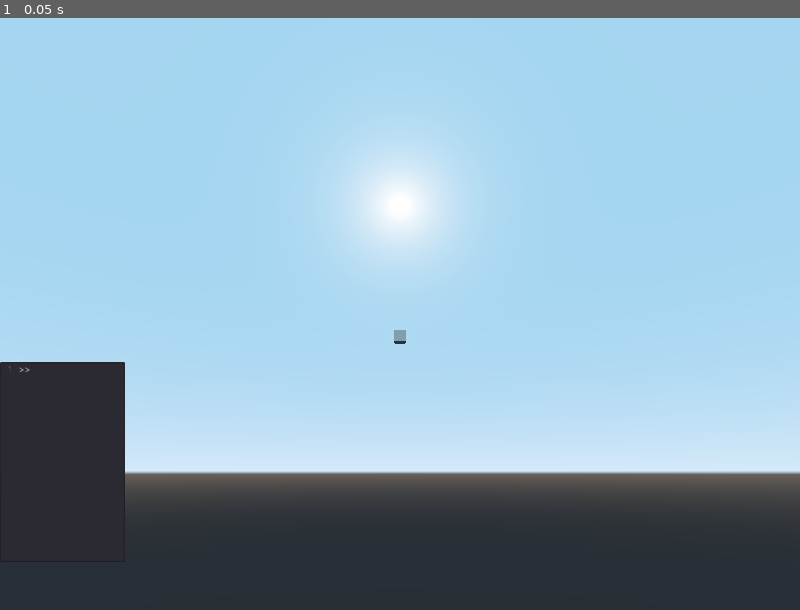
Above: before the commit, frame 1.
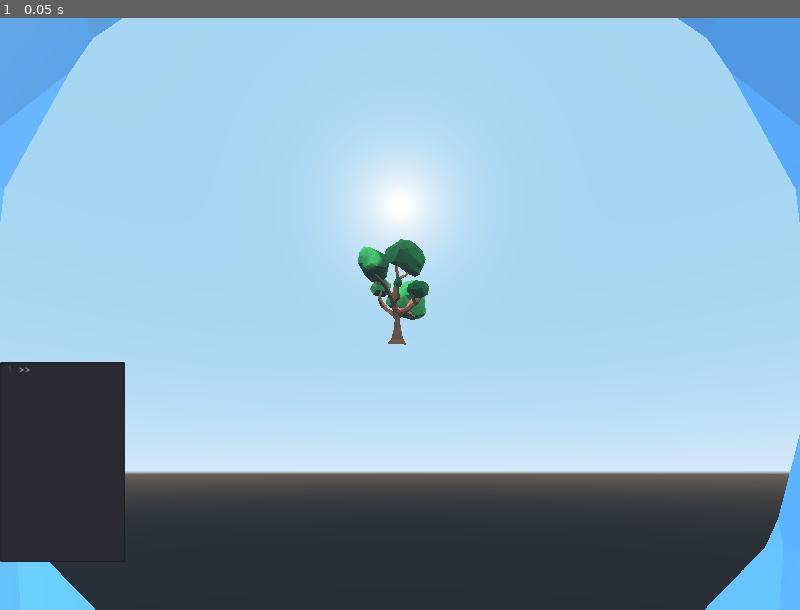
Above: after the commit, the same moment.

Repository: RudyFisher7/Terminal
Game: Godot game, scene res://Main.tscn
Same seed, same stepped clock (60 frames per second), same inputs: the game is played once before the commit and once after it.
Inputs:
- Up to frame 1 (0.05 s): no input

The runs differ from the first frame. In frame 1, 6.7% of the frame differs, in the area x 0-100%, y 0-100%.

Commit message:
Imported meshes as environment instead of using procedural. Worked on lighting and material.

Diff:
--- a/Main.tscn
+++ b/Main.tscn
@@ -1,22 +1,51 @@
-[gd_scene load_steps=5 format=2]
+[gd_scene load_steps=7 format=2]
 
 [ext_resource path="res://Terminal.tscn" type="PackedScene" id=1]
-[ext_resource path="res://default_env.tres" type="Environment" id=2]
-[ext_resource path="res://Sky.gd" type="Script" id=3]
-
-[sub_resource type="CubeMesh" id=1]
+[ext_resource path="res://assets/sun.obj" type="ArrayMesh" id=4]
+[ext_resource path="res://assets/field.obj" type="ArrayMesh" id=5]
+[ext_resource path="res://assets/tree-big.obj" type="ArrayMesh" id=6]
+[ext_resource path="res://assets/sky.obj" type="ArrayMesh" id=7]
+[ext_resource path="res://assets/materials/material.tres" type="Material" id=8]
 
 [node name="Main" type="Spatial"]
 
-[node name="WorldEnvironment" type="WorldEnvironment" parent="."]
-environment = ExtResource( 2 )
-script = ExtResource( 3 )
-
 [node name="Terminal" parent="." instance=ExtResource( 1 )]
-
-[node name="MeshInstance" type="MeshInstance" parent="."]
-mesh = SubResource( 1 )
-material/0 = null
 
 [node name="Camera" type="Camera" parent="."]
 transform = Transform( 1, 0, 0, 0, 0.936415, -0.350894, 0, 0.350894, 0.936415, 0, -23.0234, 73.5603 )
+
+[node name="field" type="MeshInstance" parent="."]
+transform = Transform( 1, 0, 0, 0, 1, 0, 0, 0, 1, 0, 0, -6.791 )
+mesh = ExtResource( 5 )
+material/0 = ExtResource( 8 )
+
+[node name="sky" type="MeshInstance" parent="."]
+layers = 524288
+mesh = ExtResource( 7 )
+material/0 = ExtResource( 8 )
+
+[node name="tree-big" type="MeshInstance" parent="."]
+transform = Transform( 1, 0, 0, 0, 1, 0, 0, 0, 1, 0, 0, -5.455 )
+mesh = ExtResource( 6 )
+material/0 = ExtResource( 8 )
+
+[node name="Sun" type="Position3D" parent="."]
+
+[node name="Position3D" type="Position3D" parent="Sun"]
+transform = Transform( 1, 0, 0, 0, 1, 0, 0, 0, 1, 0, 89.9289, 0 )
+
+[node name="sun" type="MeshInstance" parent="Sun/Position3D"]
+layers = 524288
+mesh = ExtResource( 4 )
+skeleton = NodePath("../../..")
+material/0 = ExtResource( 8 )
+
+[node name="DirectionalLight" type="DirectionalLight" parent="Sun/Position3D"]
+transform = Transform( 1, 0, 0, 0, 1.19249e-08, 1, 0, -1, 1.19249e-08, 0, 0, 0 )
+light_specular = 2.0
+light_cull_mask = 4294443007
+shadow_enabled = true
+
+[node name="EnvironmentLight" type="DirectionalLight" parent="."]
+layers = 524288
+light_cull_mask = 4294443008
--- /dev/null
+++ b/assets/materials/material.tres
@@ -0,0 +1,13 @@
+[gd_resource type="SpatialMaterial" load_steps=2 format=2]
+
+[ext_resource path="res://assets/materials/3 Pallets.png" type="Texture" id=1]
+
+[resource]
+flags_transparent = true
+params_diffuse_mode = 2
+params_specular_mode = 1
+params_depth_draw_mode = 3
+params_use_alpha_scissor = true
+params_alpha_scissor_threshold = 0.98
+albedo_texture = ExtResource( 1 )
+metallic_specular = 1.0
Not shown, added: assets/field.obj
Not shown, added: assets/field.obj.import
Binary file added: assets/materials/3 Pallets.png
Not shown, added: assets/materials/3 Pallets.png.import
Not shown, added: assets/materials/material.mtl
Not shown, added: assets/sky.obj
Not shown, added: assets/sky.obj.import
Not shown, added: assets/sun.obj
Not shown, added: assets/sun.obj.import
Not shown, added: assets/tree-big.obj
Not shown, added: assets/tree-big.obj.import
